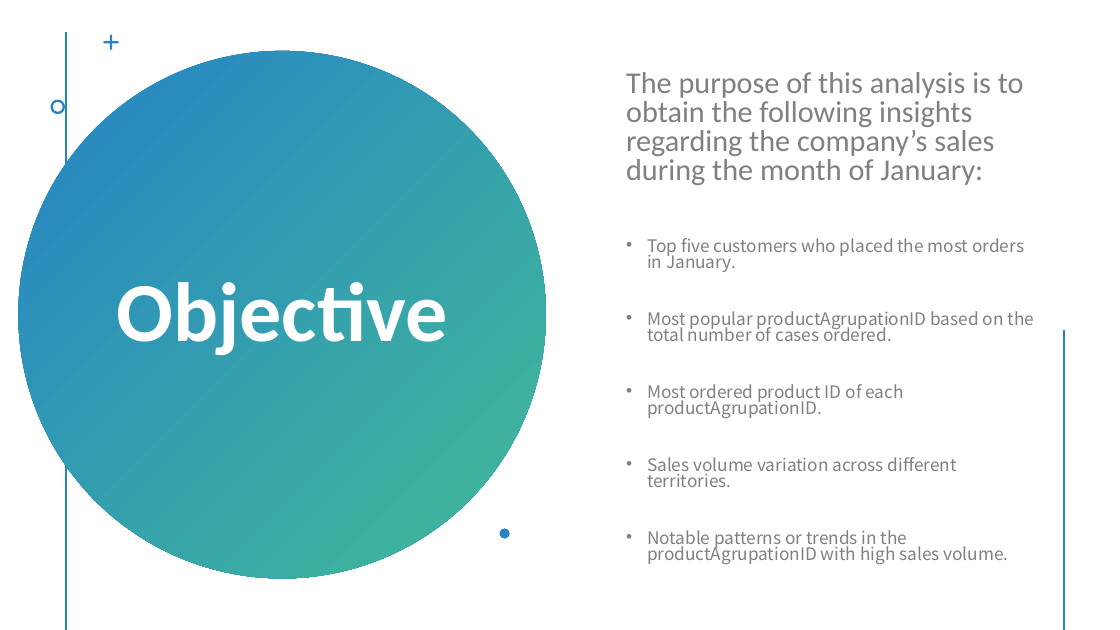
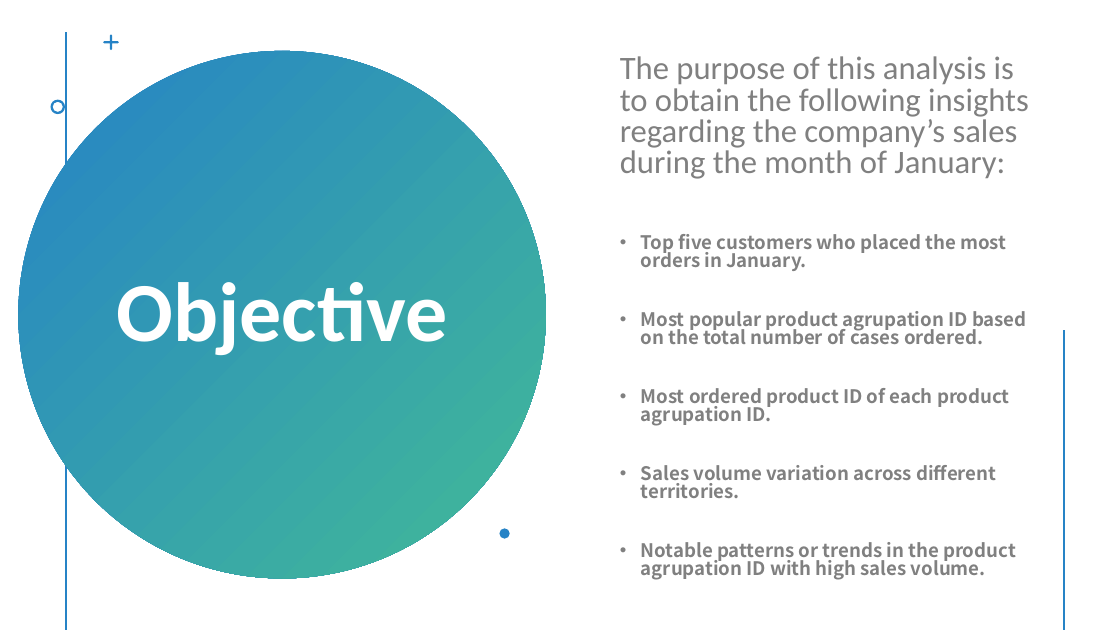
Before and after one commit to fhg99/ArcaApplication, a slide deck: slide 2 of AnalysisPresentation.pptx. Drawn at 1120x630 pixels with LibreOffice and Linux fonts; fonts in the diff are those of the drawing. Boxes give left, top, right and bottom in pixels: in the first picture for what was removed or moved away, otherwise in the second. Text is boxed around its words. In the diff, an @@ line names an element or a change of style, - is before the commit and + after.

Commit message:
Removed Extra Line and Fixed PPT
Removed an extra markdown cell and fixed a spelling mistake in the ppt.

```diff
--- a/AnalysisPresentation.pptx
+++ b/AnalysisPresentation.pptx
@@ text at [620,56,1029,498]: size 25.9 to 28 pt in "The purpose of this analysis is to ..."; size 14.8 to 16 pt, bold on in "Top five customers who placed the most ...", "Sales volume variation across different territories." @@
@@ text at [641,311,1027,426]: text changed; size 14.8 to 16 pt; bold on @@
-• Most popular productAgrupationID based on the total number of cases ordered.
-• Most ordered product ID of each productAgrupationID.
+• Most popular product agrupation ID based on the total number of cases ordered.
+• Most ordered product ID of each product agrupation ID.
@@ text at [641,542,1016,580]: text changed; size 14.8 to 16 pt; bold on @@
-• Notable patterns or trends in the productAgrupationID with high sales volume.
+• Notable patterns or trends in the product agrupation ID with high sales volume.
```
Also in this commit, not shown: 6 other slides changed, 2 slides added, 1 other file.
